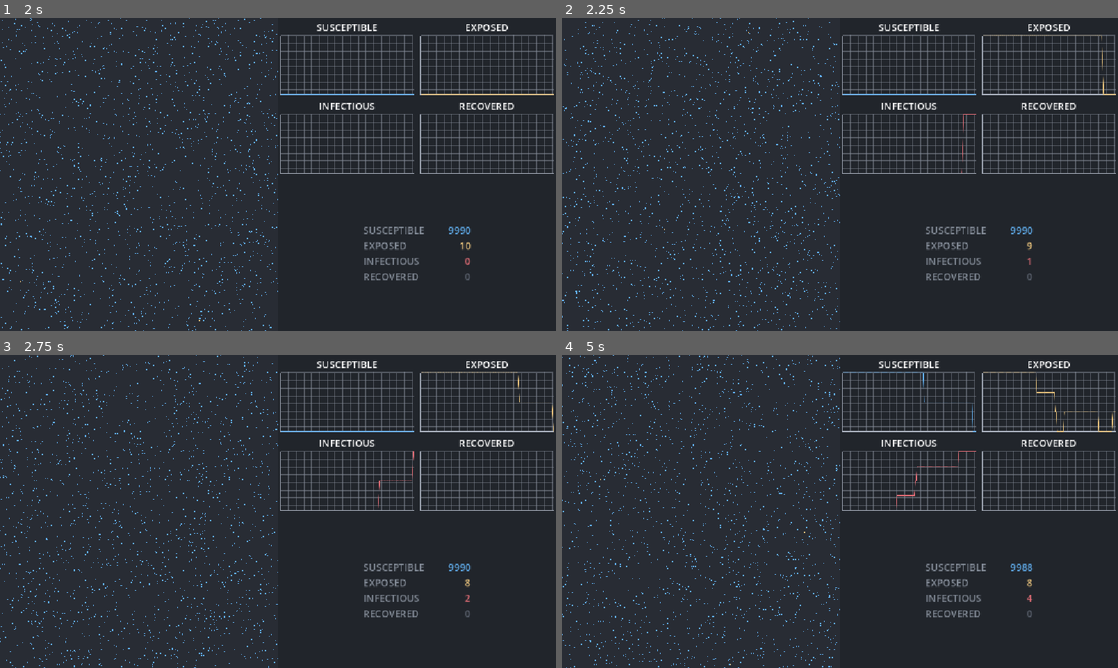
Above: before the commit, frames 1-4 (two rows, left to right).
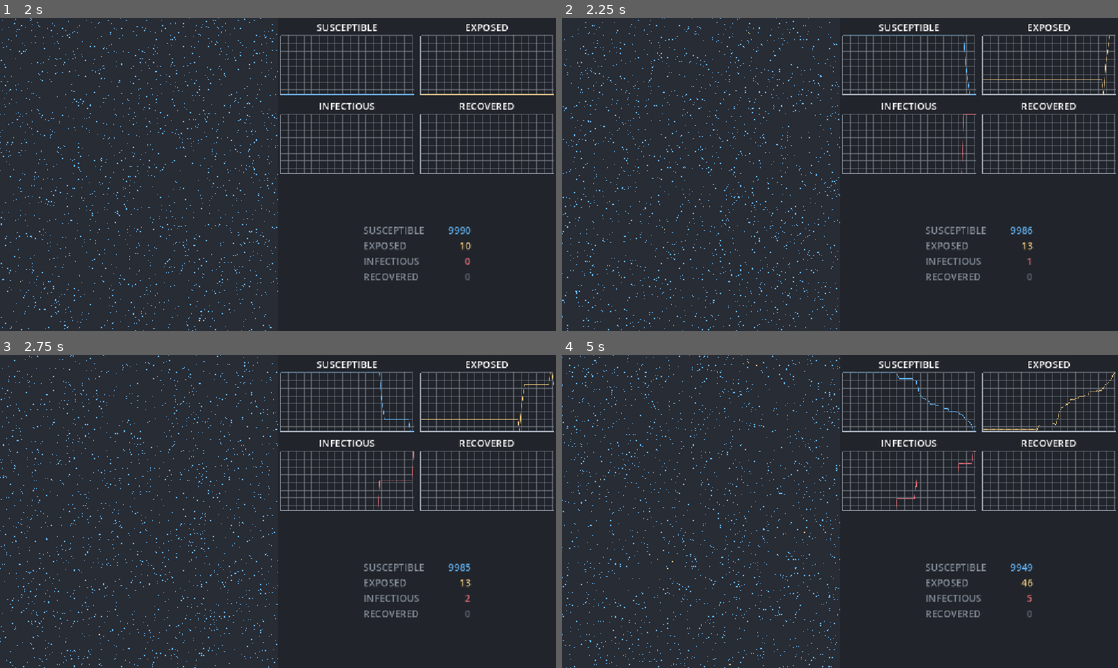
Above: after the commit, the same moments.

Repository: SinaMajdieh/pandemic-simulation
Game: Godot game, scene res://scenes/simulation_gui.tscn
Two runs of this game, one before a commit and one after it. Both use one fixed random seed, a clock stepped at 60 frames per second and the inputs below. The project has no main scene, so this scene is started directly.
Inputs (mouse positions are in pixels of both pictures, inside the frame that each line leads up to):
- Up to frame 1 (2 s): drag from (344, 64) to (333, 105) at 0.52 s; drag from (489, 64) to (250, 237) at 1.27 s
- Up to frame 2 (2.25 s): move the mouse to (906, 143) at 2.02 s; click (906, 143) at 2.17 s
- Up to frame 3 (2.75 s): no input
- Up to frame 4 (5 s): drag from (1051, 480) to (673, 464) at 2.77 s; move the mouse to (1006, 558) at 3.52 s; click (1006, 558) at 3.67 s; drag from (673, 464) to (756, 433) at 4.27 s

Frame 1 is identical in both runs. In frame 2, 0.3% of the frame differs, in the area x 17-100%, y 5-90%; in frame 3, 0.4%; in frame 4, 0.5%, in the area x 18-100%, y 2-79%.

Commit message:
inital README added

Diff:
--- a/assets/configs/simulation_config.tres
+++ b/assets/configs/simulation_config.tres
@@ -6,7 +6,7 @@
 [sub_resource type="Resource" id="Resource_mwrr7"]
 script = ExtResource("1_10nyi")
 transmission_radius = 7.0
-transmission_probability = 0.001
+transmission_probability = 0.1
 max_per_cell = 64
 metadata/_custom_type_script = "uid://dvge2gba0gq2h"
 
--- a/project.godot
+++ b/project.godot
@@ -20,7 +20,7 @@
 
 [display]
 
-window/size/mode=4
+window/size/mode=3
 window/stretch/mode="canvas_items"
 window/stretch/aspect="expand"
 
Not shown, added: README.md
Not shown, added: assets/demo/pandemic_sim_demo.gif
